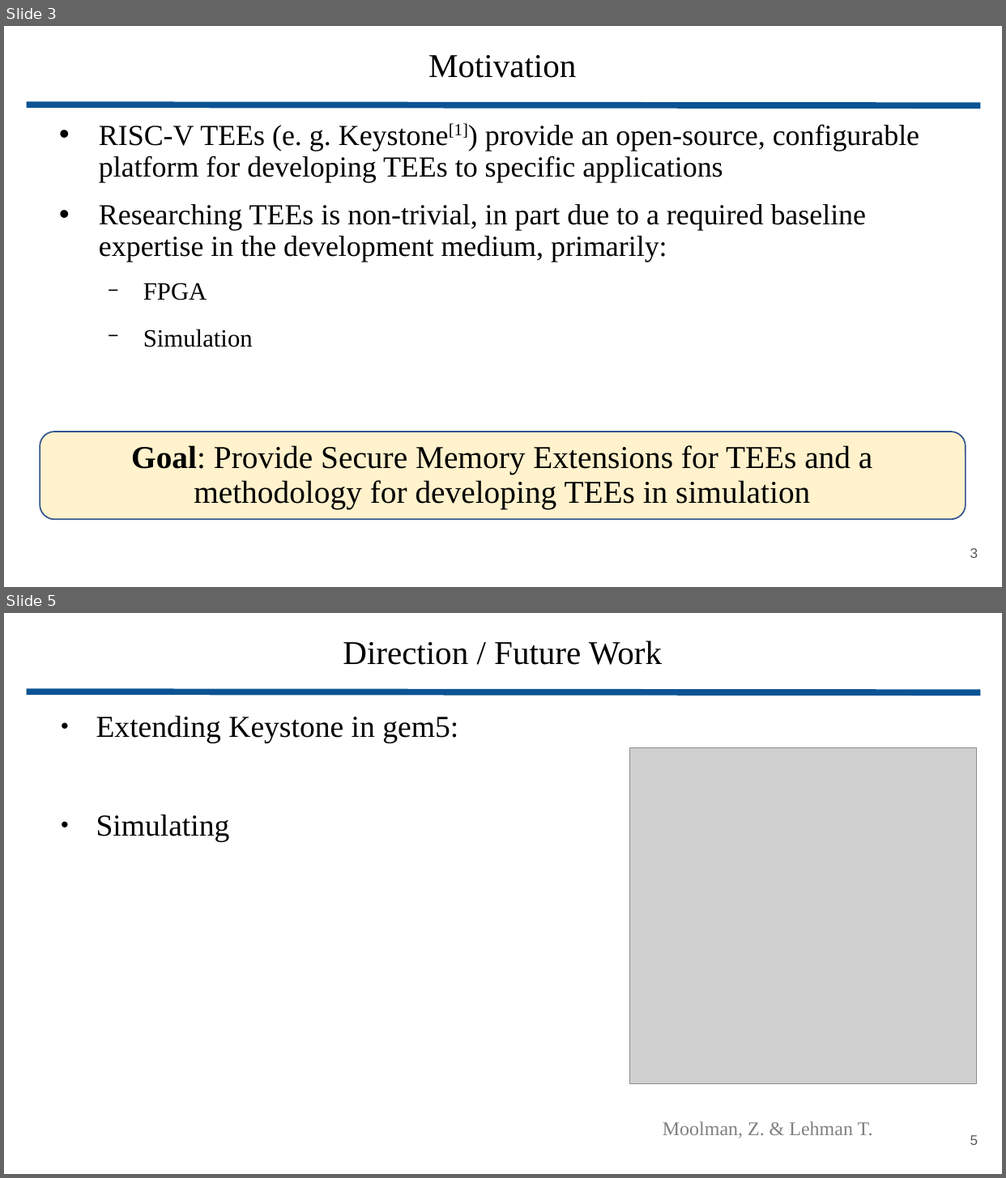
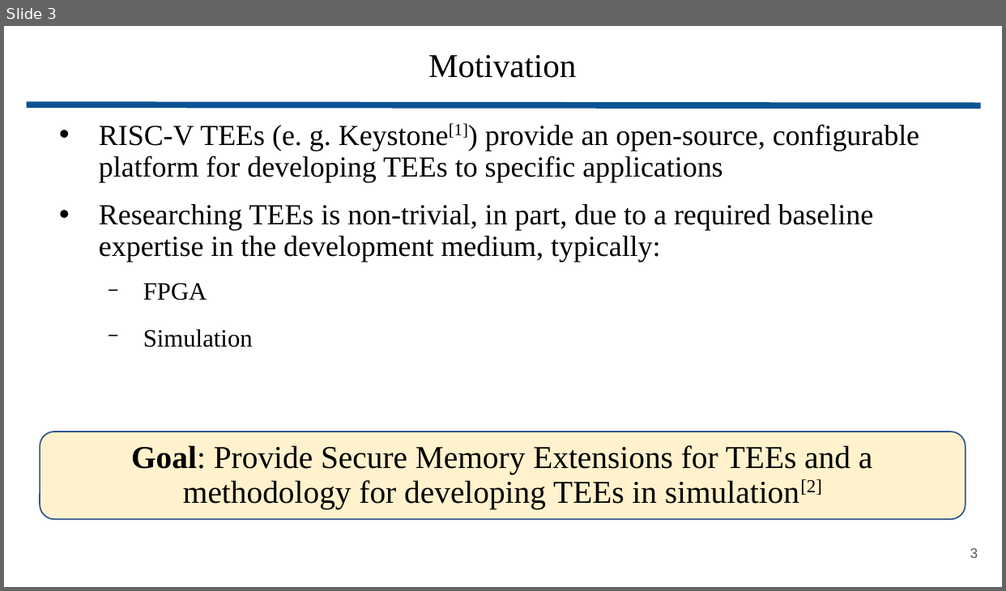
Before and after one commit to wbuz24/grad-research, a slide deck: presentations/YARCH25_lightning.pptx. Shown one above the other, each under a label of ours: slides 3 and 5 before the commit, slide 3 after it; the slides between them are not shown. The pictures are 1006x1178 and 1006x591 pixels, drawn with LibreOffice and Linux fonts; fonts in the diff are those of the drawing; grey boxes stand for pictures. Boxes give left, top, right and bottom in pixels: in the first picture for what was removed or moved away, otherwise in the second. Text is boxed around its words. In the diff, an @@ line names an element or a change of style, - is before the commit and + after.

```diff
--- a/presentations/YARCH25_lightning.pptx
+++ b/presentations/YARCH25_lightning.pptx
@@ slide 5 removed at (4,613,1002,1174), background #FFFFFF @@
@@ title removed at (343,641,662,665) @@
-Direction / Future Work
@@ line removed from (26, 692) to (980, 693) @@
@@ text removed at (96,716,458,842) @@
-● Extending Keystone in gem5:
-● Simulating
@@ picture removed at (629,747,976,1084) @@
@@ text removed at (663,1122,873,1139) @@
-Moolman, Z. & Lehman T.
@@ page number removed at (970,1135,978,1145) @@
-5
@@ slide 3 changed as well @@
@@ text at (99,204,874,262): text changed @@
-• Researching TEEs is non-trivial, in part due to a required baseline expertise in the development medium, primarily:
+• Researching TEEs is non-trivial, in part, due to a required baseline expertise in the development medium, typically:
@@ text at (131,446,872,510): text changed @@
-Goal: Provide Secure Memory Extensions for TEEs and a methodology for developing TEEs in simulation
+Goal: Provide Secure Memory Extensions for TEEs and a methodology for developing TEEs in simulation[2]
```
Also in this commit, not shown: 2 other slides changed, 4 slides added, 1 other slide removed, 1 other file.
